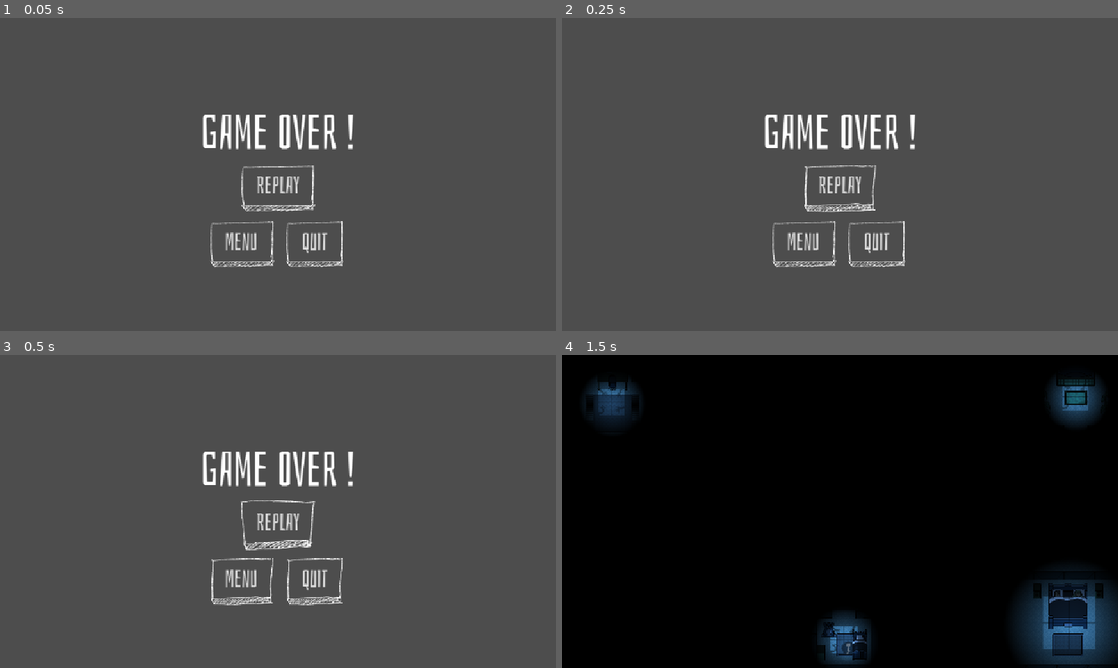
Above: before the commit, frames 1-4 (two rows, left to right).
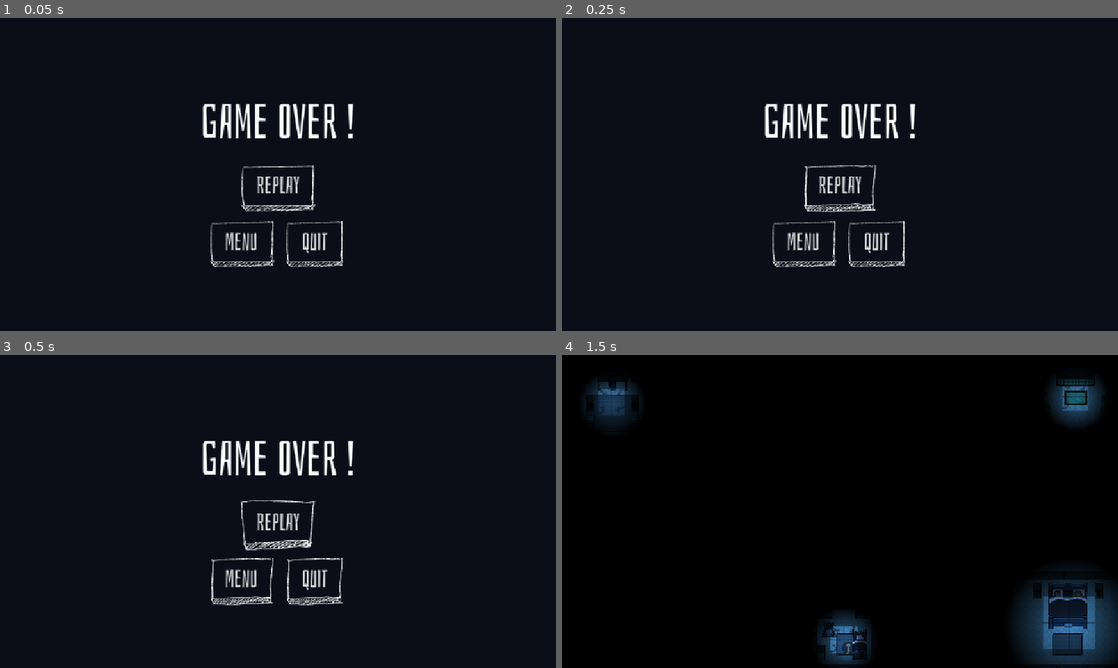
Above: after the commit, the same moments.

Repository: Kybol/LudumDare57
Game: Godot game, scene res://src/game/screens/ui/GameOverScreen.tscn
Same seed, same stepped clock (60 frames per second), same inputs: the game is played once before the commit and once after it. This scene is started directly instead of the project's main scene.
Inputs:
- Up to frame 1 (0.05 s): no input
- Up to frame 2 (0.25 s): no input
- Up to frame 3 (0.5 s): no input
- Up to frame 4 (1.5 s): click "Replay" at 0.5 s; tap Enter at 1.25 s; hold Right (ui_right) from 1.28 s (still down)

The runs differ from the first frame. In frame 1, 99% of the frame differs, in the area x 0-100%, y 0-100%; in frame 2, 99%; in frame 3, 99%; in frame 4, nothing differs.

Commit message:
updated all the menu's

Diff:
--- a/src/game/screens/ui/GameOverScreen.tscn
+++ b/src/game/screens/ui/GameOverScreen.tscn
@@ -13,6 +13,15 @@
 grow_vertical = 2
 script = ExtResource("1_7fw1v")
 
+[node name="ColorRect" type="ColorRect" parent="."]
+layout_mode = 1
+anchors_preset = 15
+anchor_right = 1.0
+anchor_bottom = 1.0
+grow_horizontal = 2
+grow_vertical = 2
+color = Color(0.0431373, 0.054902, 0.0980392, 1)
+
 [node name="Label" type="Label" parent="."]
 layout_mode = 1
 anchors_preset = 8
@@ -21,9 +30,9 @@
 anchor_right = 0.5
 anchor_bottom = 0.5
 offset_left = -161.0
-offset_top = -144.0
+offset_top = -166.0
 offset_right = 161.0
-offset_bottom = -29.0
+offset_bottom = -51.0
 grow_horizontal = 2
 grow_vertical = 2
 theme_override_fonts/font = ExtResource("2_kkx2h")
@@ -53,6 +62,9 @@
 position = Vector2(75, 45)
 scale = Vector2(0.76, 0.5875)
 
+[node name="Long" parent="VBoxContainer/ReplayButton" index="1"]
+position = Vector2(72, 44)
+
 [node name="Container" type="HBoxContainer" parent="VBoxContainer"]
 custom_minimum_size = Vector2(300, 0)
 layout_mode = 2
--- a/src/game/screens/ui/WinnningScreen.tscn
+++ b/src/game/screens/ui/WinnningScreen.tscn
@@ -12,6 +12,15 @@
 grow_horizontal = 2
 grow_vertical = 2
 script = ExtResource("1_7yr6c")
+
+[node name="ColorRect" type="ColorRect" parent="."]
+layout_mode = 1
+anchors_preset = 15
+anchor_right = 1.0
+anchor_bottom = 1.0
+grow_horizontal = 2
+grow_vertical = 2
+color = Color(0.0431373, 0.054902, 0.0980392, 1)
 
 [node name="Label" type="Label" parent="."]
 layout_mode = 1
@@ -28,8 +37,25 @@
 grow_vertical = 2
 theme_override_fonts/font = ExtResource("2_lbnct")
 theme_override_font_sizes/font_size = 80
-text = "CONGRATS !
-YOU MADE IT TO YOUR PARENTS ROOM"
+text = "CONGRATS ! "
+horizontal_alignment = 1
+
+[node name="Label2" type="Label" parent="."]
+layout_mode = 1
+anchors_preset = 8
+anchor_left = 0.5
+anchor_top = 0.5
+anchor_right = 0.5
+anchor_bottom = 0.5
+offset_left = -357.0
+offset_top = -119.0
+offset_right = 358.0
+offset_bottom = -58.0
+grow_horizontal = 2
+grow_vertical = 2
+theme_override_fonts/font = ExtResource("2_lbnct")
+theme_override_font_sizes/font_size = 50
+text = "YOU MADE IT TO YOUR PARENTS ROOM"
 horizontal_alignment = 1
 
 [node name="VContainer" type="VBoxContainer" parent="."]
@@ -40,27 +66,28 @@
 anchor_top = 0.5
 anchor_right = 0.5
 anchor_bottom = 0.5
-offset_left = -77.5
-offset_top = 18.0
-offset_right = 77.5
-offset_bottom = 154.0
+offset_left = -150.0
+offset_top = -63.0
+offset_right = 150.0
+offset_bottom = 187.0
 grow_horizontal = 2
 grow_vertical = 2
 
 [node name="NextButton" parent="VContainer" instance=ExtResource("3_otekb")]
 layout_mode = 2
 size_flags_vertical = 6
-text = "Next Level"
+text = "pLAY nIGHTMARE MODE"
 
 [node name="AnimatedSprite2D" parent="VContainer/NextButton" index="0"]
 visible = false
 
 [node name="Long" parent="VContainer/NextButton" index="1"]
 visible = true
-position = Vector2(101, 44)
+position = Vector2(169, 44)
+scale = Vector2(0.59661, 0.5875)
 
 [node name="Container" type="HBoxContainer" parent="VContainer"]
-custom_minimum_size = Vector2(300, 0)
+custom_minimum_size = Vector2(400, 0)
 layout_mode = 2
 size_flags_horizontal = 4
 
